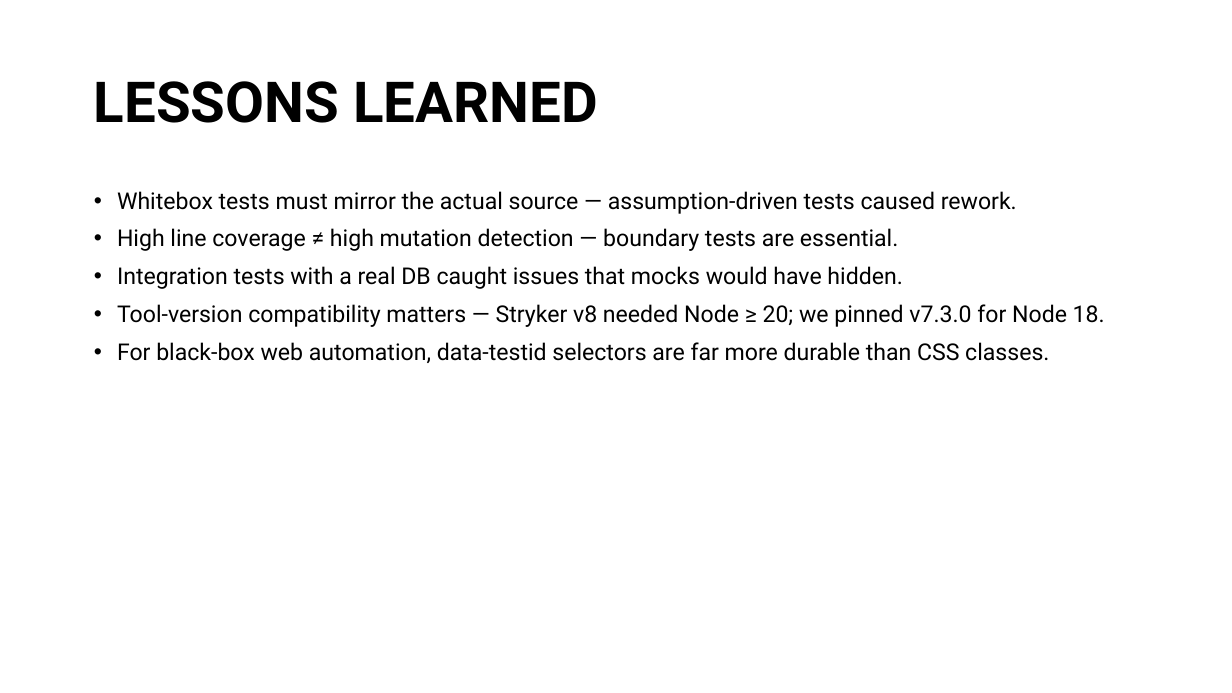
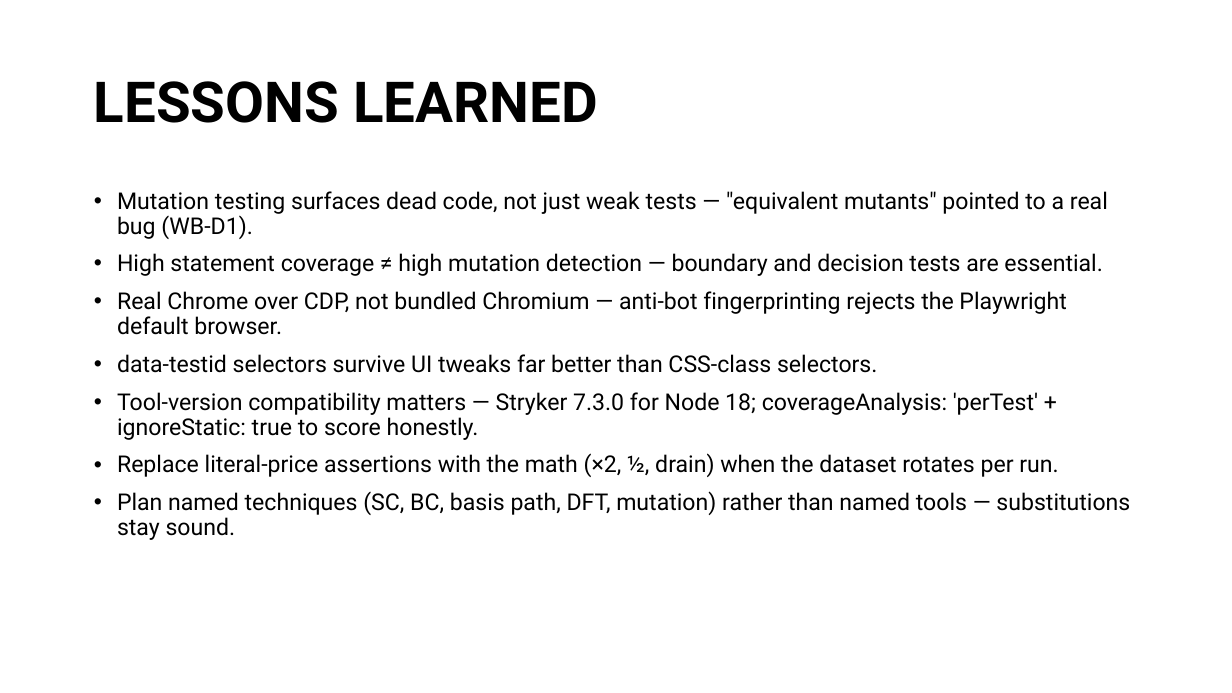
Before and after one commit to SE2226-YU-Spring/TestingProject, a slide deck: slide 21 of docs/Presentation.pptx. Drawn at 1232x693 pixels with LibreOffice and Linux fonts; fonts in the diff are those of the drawing. Boxes give left, top, right and bottom in pixels: in the first picture for what was removed or moved away, otherwise in the second. Text is boxed around its words. In the diff, an @@ line names an element or a change of style, - is before the commit and + after.

```diff
--- a/docs/Presentation.pptx
+++ b/docs/Presentation.pptx
@@ text at box(117, 191, 1130, 540): text changed @@
-• Whitebox tests must mirror the actual source — assumption-driven tests caused rework.
-• High line coverage ≠ high mutation detection — boundary tests are essential.
-• Integration tests with a real DB caught issues that mocks would have hidden.
-• Tool-version compatibility matters — Stryker v8 needed Node ≥ 20; we pinned v7.3.0 for Node 18.
-• For black-box web automation, data-testid selectors are far more durable than CSS classes.
+• Mutation testing surfaces dead code, not just weak tests — "equivalent mutants" pointed to a real bug (WB-D1).
+• High statement coverage ≠ high mutation detection — boundary and decision tests are essential.
+• Real Chrome over CDP, not bundled Chromium — anti-bot fingerprinting rejects the Playwright default browser.
+• data-testid selectors survive UI tweaks far better than CSS-class selectors.
+• Tool-version compatibility matters — Stryker 7.3.0 for Node 18; coverageAnalysis: 'perTest' + ignoreStatic: true to score honestly.
+• Replace literal-price assertions with the math (×2, ½, drain) when the dataset rotates per run.
+• Plan named techniques (SC, BC, basis path, DFT, mutation) rather than named tools — substitutions stay sound.
```
Also in this commit, not shown: 9 other slides changed, 1 slide added, 1 slide removed, 21 other files.
